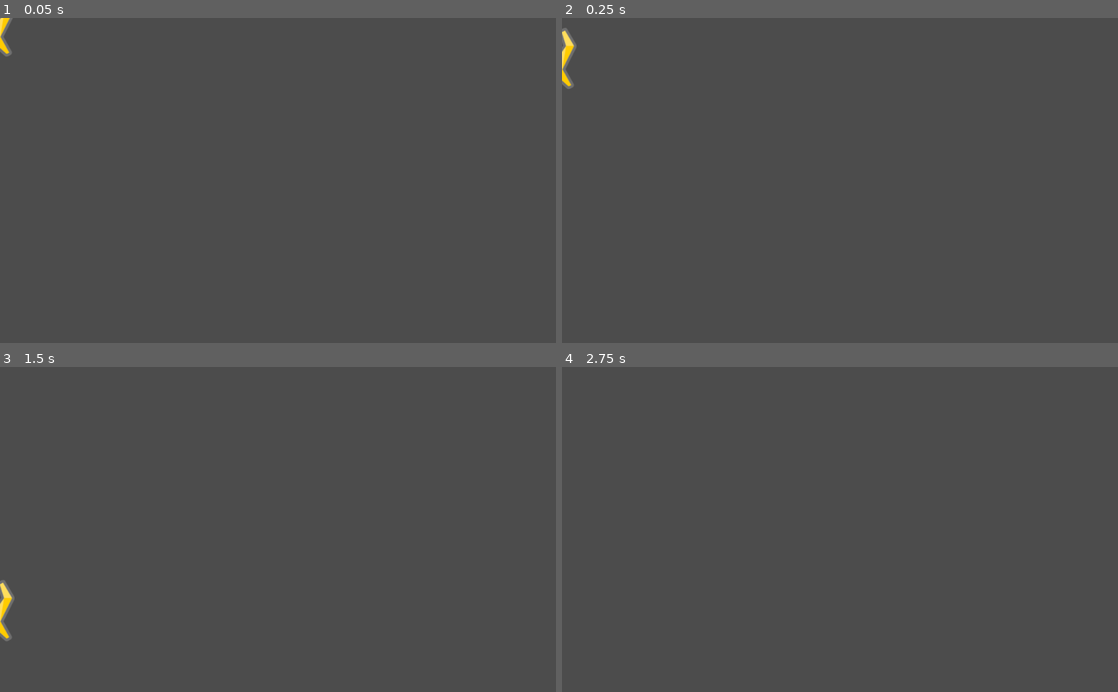
Above: before the commit, frames 1-4 (two rows, left to right).
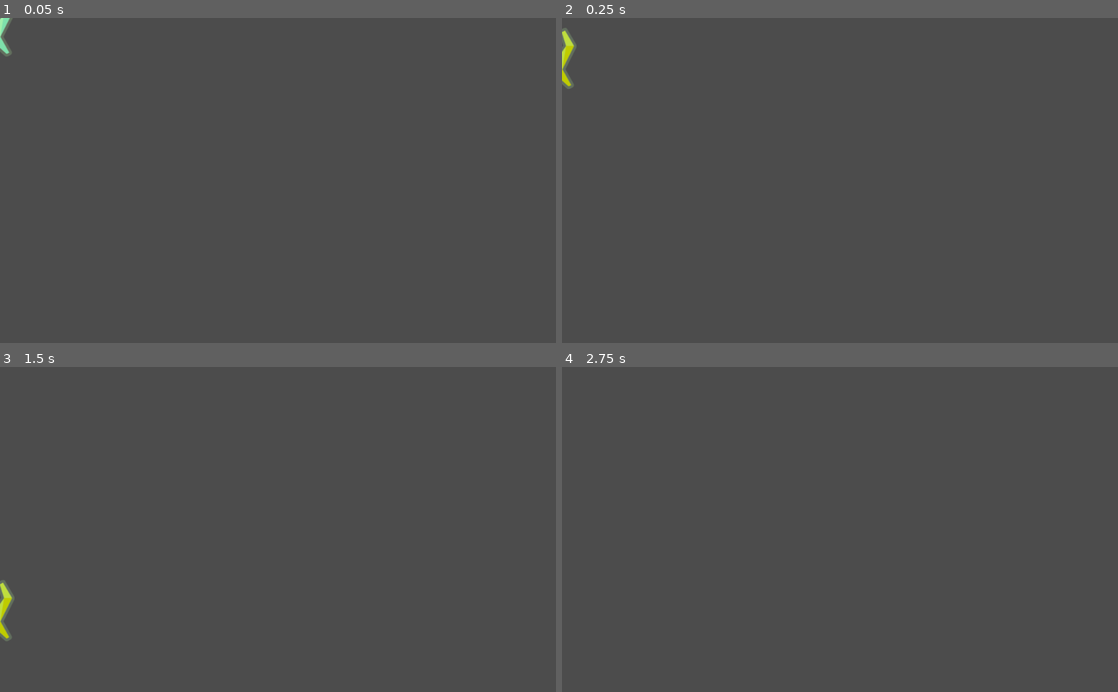
Above: after the commit, the same moments.

Repository: dmitryr117/godot_hoppydays
Game: Godot game, scene res://NPCs/Lightning.tscn
The game is run twice, just before and just after one commit, with the same random seed, the same clock (stepped at 60 frames per second) and the same inputs. This scene is started directly instead of the project's main scene.
Inputs:
- Up to frame 1 (0.05 s): no input
- Up to frame 2 (0.25 s): no input
- Up to frame 3 (1.5 s): hold D (right) from 0.53 s (still down); tap Space (jump) at 0.77 s
- Up to frame 4 (2.75 s): tap Space (jump) at 1.52 s; release D (right) at 2.03 s; hold A (left) from 2.03 s (still down)

The runs differ from the first frame. In frame 1, 0.1% of the frame differs, in the area x 0-2%, y 0-12%; in frame 2, 0.2%, in the area x 0-3%, y 3-22%; in frame 3, 0.2%; in frame 4, nothing differs.
Error in both runs: Invalid get index 'global_position' (on base: 'Viewport'). (res://NPCs/Lightning.gd:7)

Commit message:
Fixed lightning animation and Exported for Lunux and Windows

Diff:
--- a/NPCs/Lightning.tscn
+++ b/NPCs/Lightning.tscn
@@ -23,10 +23,12 @@
 collision_mask = 3
 
 [node name="AnimatedSprite" type="AnimatedSprite" parent="Area2D"]
+self_modulate = Color( 0.752941, 1, 0.67451, 1 )
 frames = SubResource( 1 )
-frame = 1
+playing = true
 
 [node name="CollisionShape2D" type="CollisionShape2D" parent="Area2D"]
+visible = false
 shape = SubResource( 2 )
 
 [node name="VisibilityNotifier2D" type="VisibilityNotifier2D" parent="Area2D"]
--- a/NPCs/SpikeMan.tscn
+++ b/NPCs/SpikeMan.tscn
@@ -74,6 +74,7 @@
 [node name="AnimatedSprite" type="AnimatedSprite" parent="Area2D"]
 frames = SubResource( 1 )
 animation = "walk"
+frame = 1
 playing = true
 flip_h = true
 
Not shown, added: export_presets.cfg
Not shown, added: HoppyDays.exe
Not shown, added: HoppyDays.pck
Not shown, added: HoppyDays.x86_64
